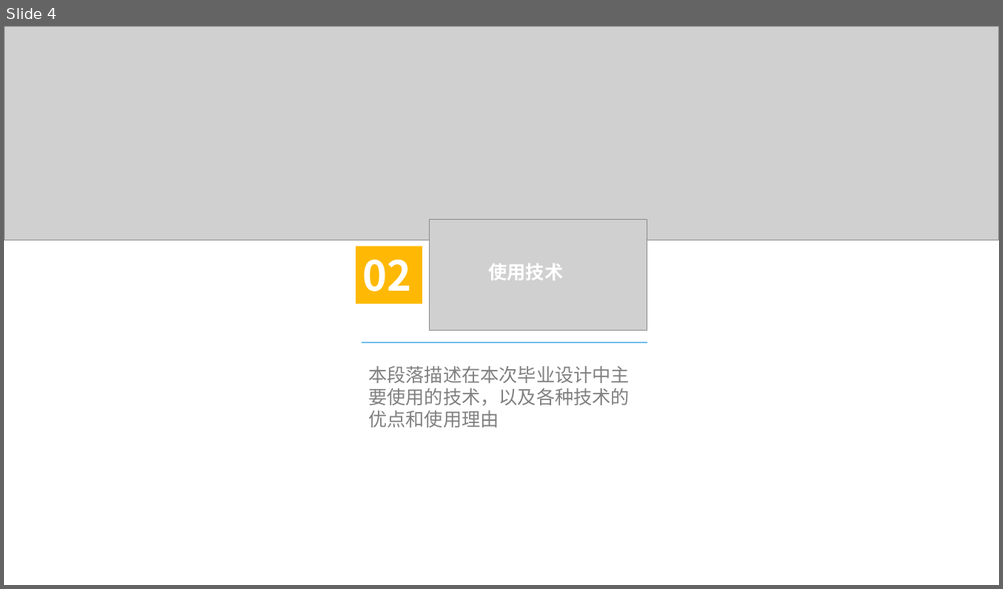
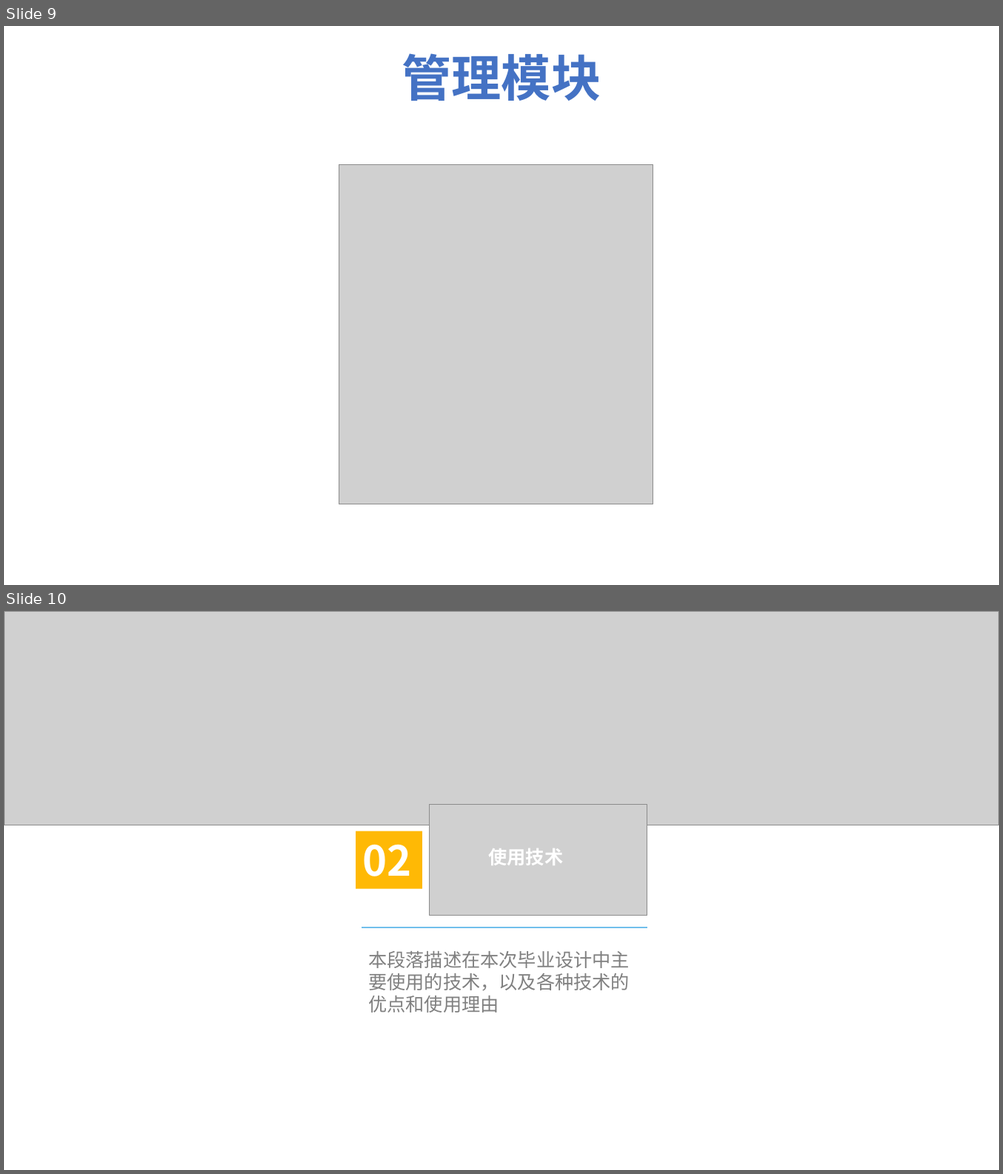
Before and after one commit to HolyShiftt/teach, a slide deck: document/中期答辩.pptx. Shown one above the other, each under a label of ours: slide 4 before the commit, slides 9 and 10 after it. The pictures are 1003x589 and 1003x1174 pixels, drawn with LibreOffice and Linux fonts; fonts in the diff are those of the drawing; grey boxes stand for pictures; background and template pictures are left out. Boxes give left, top, right and bottom in pixels: in the first picture for what was removed or moved away, otherwise in the second. Text is boxed around its words. In the diff, an @@ line names an element or a change of style, - is before the commit and + after.

```diff
--- a/document/中期答辩.pptx
+++ b/document/中期答辩.pptx
@@ slide 9 added at bbox=[4, 26, 999, 585], background picture (left out) @@
@@ text added at bbox=[401, 53, 600, 101], 48 pt, text #4472C4, bold @@
+管理模块
@@ picture added at bbox=[339, 165, 653, 504] @@
@@ what was slide 4 is now slide 10 @@
```
Also in this commit, not shown: 7 slides changed, 5 other slides added, 17 slides removed, 3 other files.
